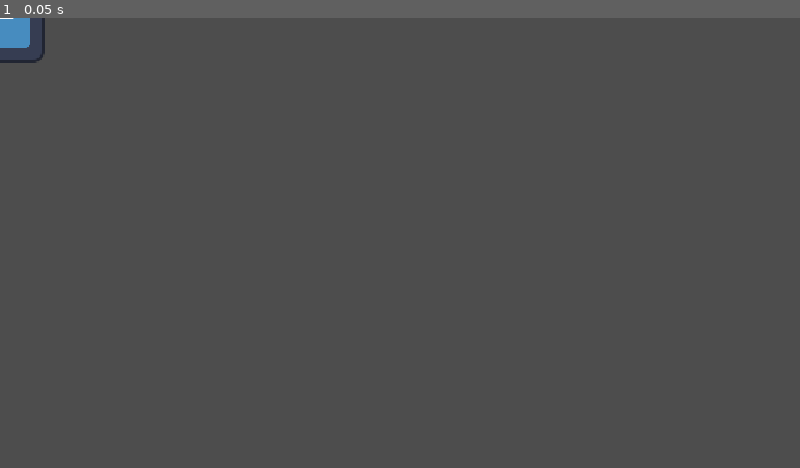
Above: before the commit, frame 1.
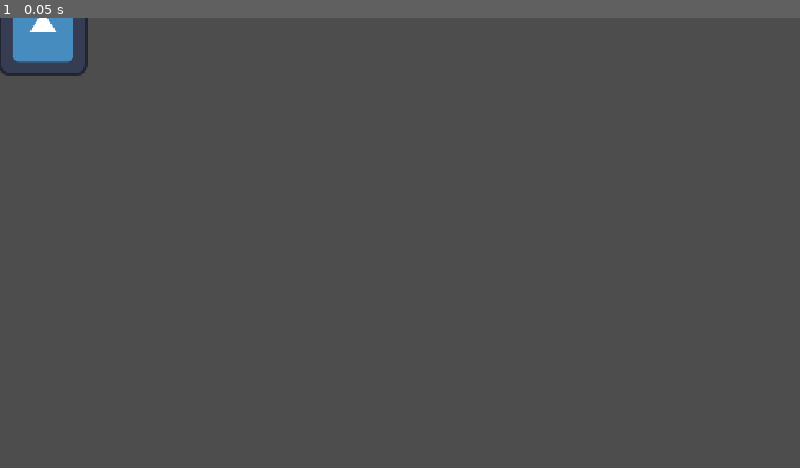
Above: after the commit, the same moment.

Repository: Ashley-hash386/Coursgodot
Game: Godot game, scene res://scene-new.tscn
The game is run twice, just before and just after one commit, with the same random seed, the same clock (stepped at 60 frames per second) and the same inputs. The engine's default icon, where the game draws it, is replaced by a stand-in: a white triangle on a blue panel in a dark square.
Inputs:
- Up to frame 1 (0.05 s): no input

The runs differ from the first frame. In frame 1, 0.9% of the frame differs, in the area x 0-11%, y 0-13%.

Commit message:
changement rapide

Diff:
--- a/scene-new.tscn
+++ b/scene-new.tscn
@@ -5,6 +5,7 @@
 [node name="SceneNew" type="Node2D" unique_id=1137200423]
 
 [node name="Sprite2D" type="Sprite2D" parent="." unique_id=1972827333]
+position = Vector2(62, 19)
 texture = ExtResource("1_75rm1")
 
 [node name="CollisionShape2D" type="CollisionShape2D" parent="Sprite2D" unique_id=1246591292]
